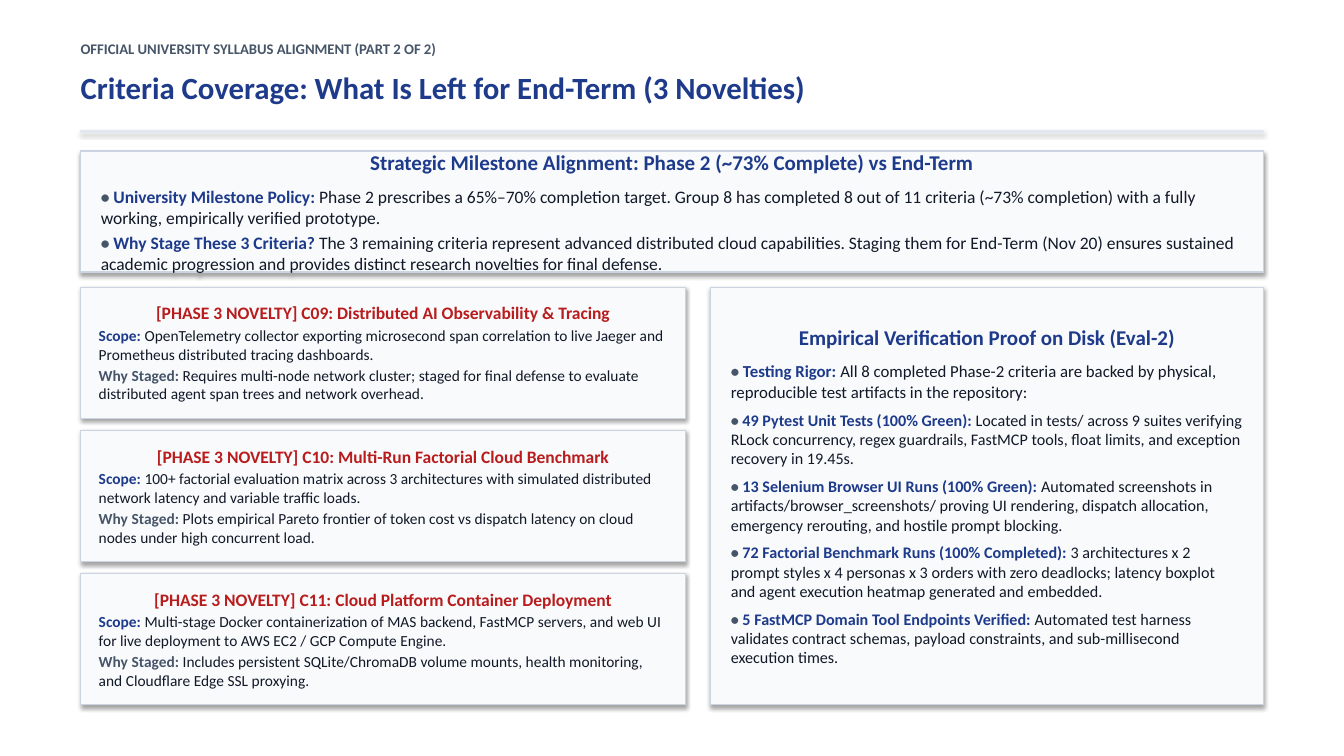
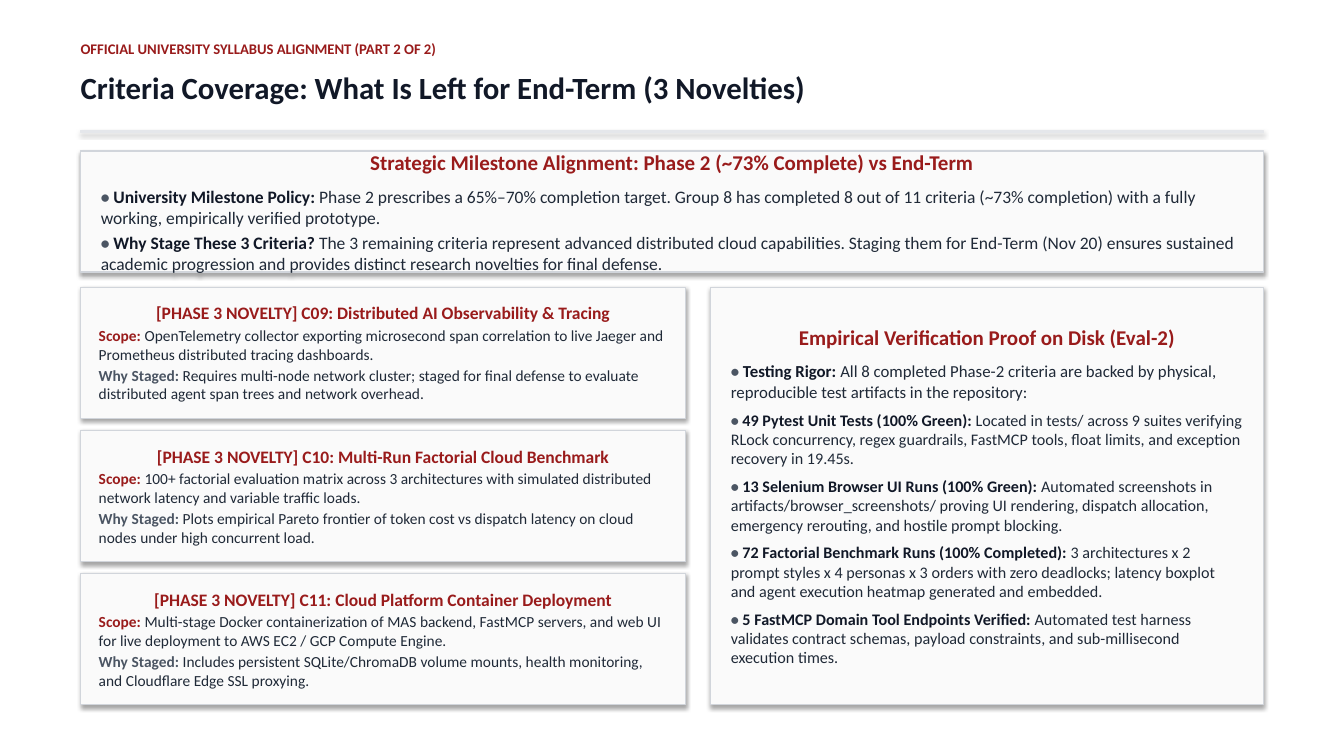
Before and after one commit to Akshat5091/DeliveryFleet-MAS, a slide deck: slide 19 of Eval 2 Documents/DeliveryFleet_MAS_Evaluation2_Master_Presentation.pptx. Drawn at 1344x756 pixels with LibreOffice and Linux fonts; fonts in the diff are those of the drawing. Boxes give left, top, right and bottom in pixels: in the first picture for what was removed or moved away, otherwise in the second. Text is boxed around its words. In the diff, an @@ line names an element or a change of style, - is before the commit and + after.

Commit message:
style: eliminate corporate blue palette across all slides in favor of formal academic pitch black and deep crimson

```diff
--- a/Eval 2 Documents/DeliveryFleet_MAS_Evaluation2_Master_Presentation.pptx
+++ b/Eval 2 Documents/DeliveryFleet_MAS_Evaluation2_Master_Presentation.pptx
@@ text "OFFICIAL UNIVERSITY SYLLABUS ALIGNMENT (PART ..." at (81, 43, 436, 56): text colour #475569 to #991B1B @@
@@ text "Criteria Coverage: What Is Left ..." at (81, 76, 804, 105): text colour #1E3A8A to #111827 @@
@@ rectangle "Strategic Milestone Alignment: Phase 2 ..." at (81, 151, 1263, 272): text colour #1E3A8A to #991B1B in "Strategic Milestone Alignment: Phase 2 (~73% Complete) ..."; text colour #475569 to #4B5563 in "•", "•"; text colour #1E3A8A to #111827 in "University Milestone Policy:", "Why Stage These 3 Criteria?"; text colour #111827 to #1F2937 in "Phase 2 prescribes a 65%–70% completion target. ...", "The 3 remaining criteria represent advanced distributed ..."; fill #F8FAFC to #FAFAFA; outline #CBD5E1 1 pt to #D1D5DB 1 pt @@
@@ rectangle "[PHASE 3 NOVELTY] C09: Distributed ..." at (81, 287, 686, 418): text colour #B91C1C to #991B1B in "[PHASE 3 NOVELTY] C09: Distributed AI Observability ..."; text colour #1E3A8A to #991B1B in "Scope:"; text colour #111827 to #1F2937 in "OpenTelemetry collector exporting microsecond span correlati ...", "Requires multi-node network cluster; staged for final ..."; text colour #475569 to #4B5563 in "Why Staged:"; fill #F8FAFC to #FAFAFA; outline #CBD5E1 1 pt to #D1D5DB 1 pt @@
@@ rectangle "Empirical Verification Proof on Disk ..." at (711, 287, 1263, 705): text colour #1E3A8A to #991B1B in "Empirical Verification Proof on Disk (Eval-2)"; text colour #475569 to #4B5563 in "•", "•", "•", "•" and 1 more places; text colour #1E3A8A to #111827 in "Testing Rigor:", "49 Pytest Unit Tests (100% Green):", "13 Selenium Browser UI Runs (100% Green):", "72 Factorial Benchmark Runs (100% Completed):" and 1 more places; text colour #111827 to #1F2937 in "All 8 completed Phase-2 criteria are backed ...", "Located in tests/ across 9 suites verifying ...", "Automated screenshots in artifacts/browser_screenshots/ prov ...", "3 architectures x 2 prompt styles x ..." and 1 more places; fill #F8FAFC to #FAFAFA; outline #CBD5E1 1 pt to #D1D5DB 1 pt @@
@@ rectangle "[PHASE 3 NOVELTY] C10: Multi-Run ..." at (81, 431, 686, 562): text colour #B91C1C to #991B1B in "[PHASE 3 NOVELTY] C10: Multi-Run Factorial Cloud ..."; text colour #1E3A8A to #991B1B in "Scope:"; text colour #111827 to #1F2937 in "100+ factorial evaluation matrix across 3 architectures ...", "Plots empirical Pareto frontier of token cost ..."; text colour #475569 to #4B5563 in "Why Staged:"; fill #F8FAFC to #FAFAFA; outline #CBD5E1 1 pt to #D1D5DB 1 pt @@
@@ rectangle "[PHASE 3 NOVELTY] C11: Cloud ..." at (81, 574, 686, 705): text colour #B91C1C to #991B1B in "[PHASE 3 NOVELTY] C11: Cloud Platform Container ..."; text colour #1E3A8A to #991B1B in "Scope:"; text colour #111827 to #1F2937 in "Multi-stage Docker containerization of MAS backend, FastMCP ...", "Includes persistent SQLite/ChromaDB volume mounts, health mo ..."; text colour #475569 to #4B5563 in "Why Staged:"; fill #F8FAFC to #FAFAFA; outline #CBD5E1 1 pt to #D1D5DB 1 pt @@
```
Also in this commit, not shown: 20 other slides changed, 3 other files.
